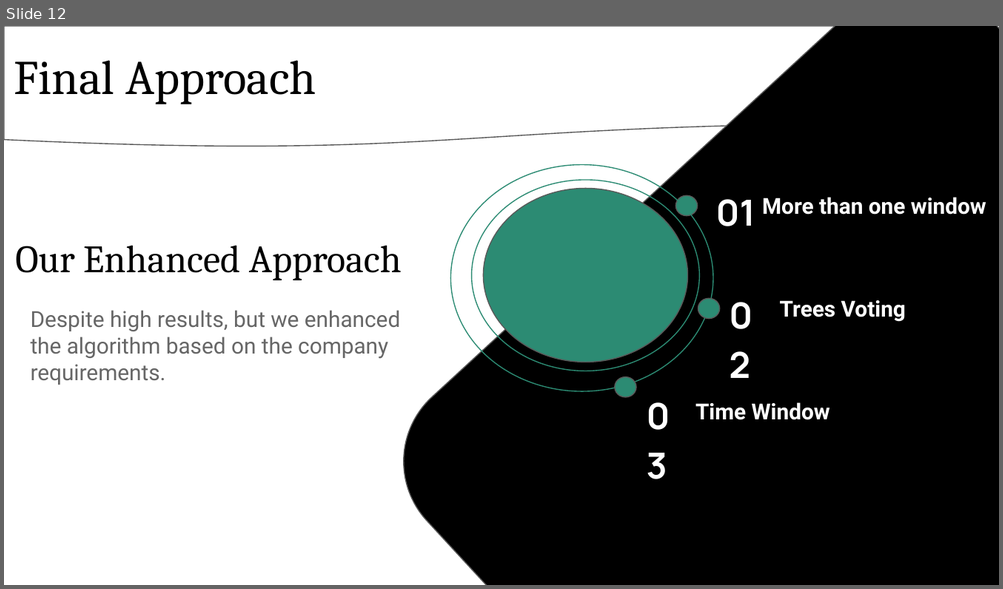
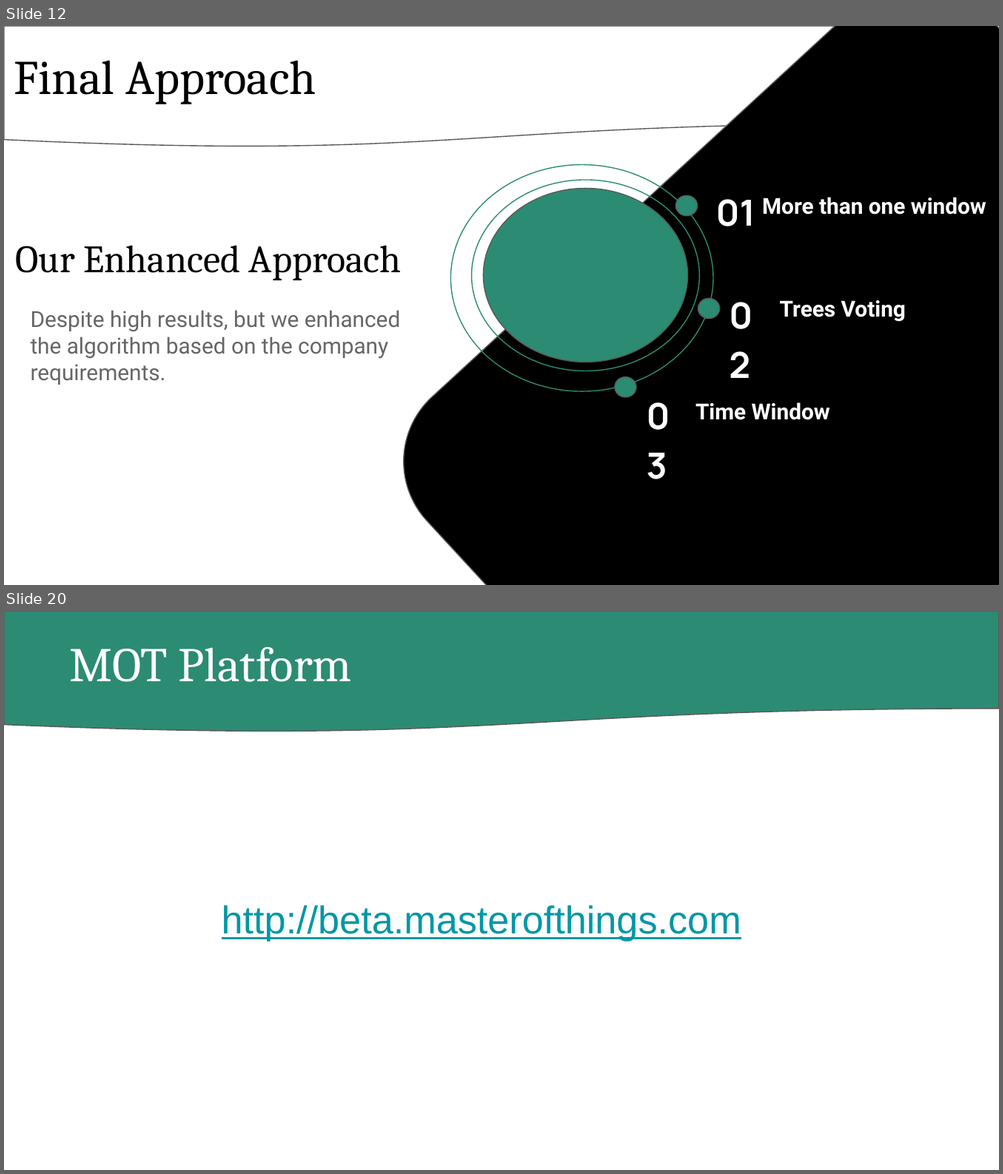
Before and after one commit to AhmedEltaba5/Anomaly_Detection_IOT_ITI, a slide deck: Anomaly Detection Presentation.pptx. Shown one above the other, each under a label of ours: slide 12 before the commit, slides 12 and 20 after it; the slides between them are not shown. The pictures are 1003x589 and 1003x1174 pixels, drawn with LibreOffice and Linux fonts; fonts in the diff are those of the drawing. Boxes give left, top, right and bottom in pixels: in the first picture for what was removed or moved away, otherwise in the second. Text is boxed around its words. In the diff, an @@ line names an element or a change of style, - is before the commit and + after.

```diff
--- a/Anomaly Detection Presentation.pptx
+++ b/Anomaly Detection Presentation.pptx
@@ slide 20 added at [4,611,999,1170], background #FFFFFF @@
@@ flow chart document added at [4,611,999,732], fill #2C8B73, outline #595959 0.75 pt @@
@@ text added at [69,647,353,682], 35 pt, text #FFFFFF @@
+MOT Platform
@@ text added at [222,906,741,942], 28 pt, text #0097A7, underline @@
+http://beta.masterofthings.com
```
Also in this commit, not shown: 1 slide changed, 7 other slides added, 2 slides removed, 1 other file.
